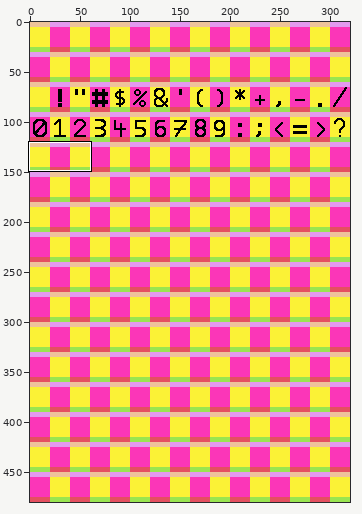
Two states of a pixel-art file, utils/font_maker/font.aseprite. The picture above shows the old version from afar; the outline marks the close-up.
Close-up. Earlier state:
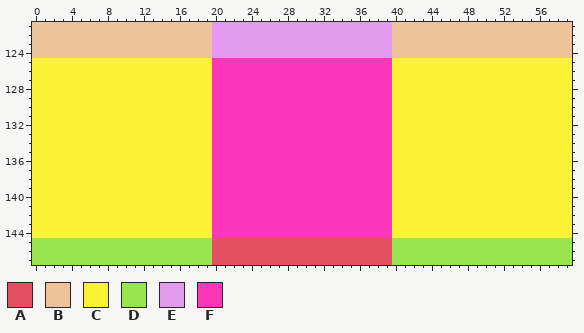
320x480 pixels, 1 frame. Shown: x 0..59, y 121..147.
Visible layers, top first: "Layer 2", "Layer 1".
Palette (. is transparent): A #e55060  B #eec39a  C #fbf236  D #99e550  E #e39aee  F #fb36b8
Pixels before, first column x 0:
121 BBBBBBBBBBBBBBBBBBBBEEEEEEEEEEEEEEEEEEEEBBBBBBBBBBBBBBBBBBBB
122 BBBBBBBBBBBBBBBBBBBBEEEEEEEEEEEEEEEEEEEEBBBBBBBBBBBBBBBBBBBB
123 BBBBBBBBBBBBBBBBBBBBEEEEEEEEEEEEEEEEEEEEBBBBBBBBBBBBBBBBBBBB
124 BBBBBBBBBBBBBBBBBBBBEEEEEEEEEEEEEEEEEEEEBBBBBBBBBBBBBBBBBBBB
125 CCCCCCCCCCCCCCCCCCCCFFFFFFFFFFFFFFFFFFFFCCCCCCCCCCCCCCCCCCCC
126 CCCCCCCCCCCCCCCCCCCCFFFFFFFFFFFFFFFFFFFFCCCCCCCCCCCCCCCCCCCC
127 CCCCCCCCCCCCCCCCCCCCFFFFFFFFFFFFFFFFFFFFCCCCCCCCCCCCCCCCCCCC
128 CCCCCCCCCCCCCCCCCCCCFFFFFFFFFFFFFFFFFFFFCCCCCCCCCCCCCCCCCCCC
129 CCCCCCCCCCCCCCCCCCCCFFFFFFFFFFFFFFFFFFFFCCCCCCCCCCCCCCCCCCCC
130 CCCCCCCCCCCCCCCCCCCCFFFFFFFFFFFFFFFFFFFFCCCCCCCCCCCCCCCCCCCC
131 CCCCCCCCCCCCCCCCCCCCFFFFFFFFFFFFFFFFFFFFCCCCCCCCCCCCCCCCCCCC
132 CCCCCCCCCCCCCCCCCCCCFFFFFFFFFFFFFFFFFFFFCCCCCCCCCCCCCCCCCCCC
133 CCCCCCCCCCCCCCCCCCCCFFFFFFFFFFFFFFFFFFFFCCCCCCCCCCCCCCCCCCCC
134 CCCCCCCCCCCCCCCCCCCCFFFFFFFFFFFFFFFFFFFFCCCCCCCCCCCCCCCCCCCC
135 CCCCCCCCCCCCCCCCCCCCFFFFFFFFFFFFFFFFFFFFCCCCCCCCCCCCCCCCCCCC
136 CCCCCCCCCCCCCCCCCCCCFFFFFFFFFFFFFFFFFFFFCCCCCCCCCCCCCCCCCCCC
137 CCCCCCCCCCCCCCCCCCCCFFFFFFFFFFFFFFFFFFFFCCCCCCCCCCCCCCCCCCCC
138 CCCCCCCCCCCCCCCCCCCCFFFFFFFFFFFFFFFFFFFFCCCCCCCCCCCCCCCCCCCC
139 CCCCCCCCCCCCCCCCCCCCFFFFFFFFFFFFFFFFFFFFCCCCCCCCCCCCCCCCCCCC
140 CCCCCCCCCCCCCCCCCCCCFFFFFFFFFFFFFFFFFFFFCCCCCCCCCCCCCCCCCCCC
141 CCCCCCCCCCCCCCCCCCCCFFFFFFFFFFFFFFFFFFFFCCCCCCCCCCCCCCCCCCCC
142 CCCCCCCCCCCCCCCCCCCCFFFFFFFFFFFFFFFFFFFFCCCCCCCCCCCCCCCCCCCC
143 CCCCCCCCCCCCCCCCCCCCFFFFFFFFFFFFFFFFFFFFCCCCCCCCCCCCCCCCCCCC
144 CCCCCCCCCCCCCCCCCCCCFFFFFFFFFFFFFFFFFFFFCCCCCCCCCCCCCCCCCCCC
145 DDDDDDDDDDDDDDDDDDDDAAAAAAAAAAAAAAAAAAAADDDDDDDDDDDDDDDDDDDD
146 DDDDDDDDDDDDDDDDDDDDAAAAAAAAAAAAAAAAAAAADDDDDDDDDDDDDDDDDDDD
147 DDDDDDDDDDDDDDDDDDDDAAAAAAAAAAAAAAAAAAAADDDDDDDDDDDDDDDDDDDD
After:
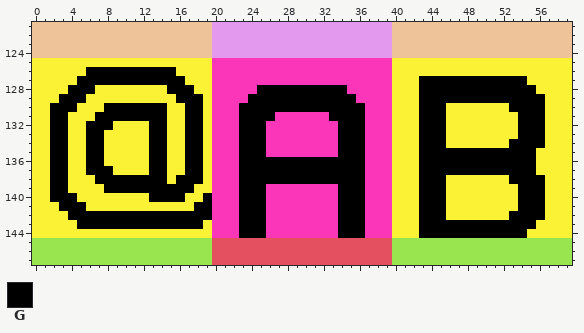
Colours new in this view: G #000000
The exact change:
Layer "Layer 2":
y 126: x 6..15 CCCCCCCCCC -> GGGGGGGGGG
y 127: x 5..16 CCCCCCCCCCCC -> GGGGGGGGGGGG; x 43..54 CCCCCCCCCCCC -> GGGGGGGGGGGG
y 128: x 4..6 CCC -> GGG; x 15..17 CCC -> GGG; x 25..34 FFFFFFFFFF -> GGGGGGGGGG; x 43..55 CCCCCCCCCCCCC -> GGGGGGGGGGGGG
y 129: x 3..5 CCC -> GGG; x 16..18 CCC -> GGG; x 24..35 FFFFFFFFFFFF -> GGGGGGGGGGGG; x 43..56 CCCCCCCCCCCCCC -> GGGGGGGGGGGGGG
y 130: x 2..4 CCC -> GGG; x 8..14 CCCCCCC -> GGGGGGG; x 17..18 CC -> GG; x 23..36 FFFFFFFFFFFFFF -> GGGGGGGGGGGGGG; x 43..45 CCC -> GGG; x 53..56 CCCC -> GGGG
y 131: x 2..3 CC -> GG; x 7..14 CCCCCCCC -> GGGGGGGG; x 17..18 CC -> GG; x 23..26 FFFF -> GGGG; x 33..36 FFFF -> GGGG; x 43..45 CCC -> GGG; x 54..56 CCC -> GGG
y 132: x 2..3 CC -> GG; x 6..8 CCC -> GGG; x 13..14 CC -> GG; x 17..18 CC -> GG; x 23..25 FFF -> GGG; x 34..36 FFF -> GGG; x 43..45 CCC -> GGG; x 54..56 CCC -> GGG
y 133: x 2..3 CC -> GG; x 6..7 CC -> GG; x 13..14 CC -> GG; x 17..18 CC -> GG; x 23..25 FFF -> GGG; x 34..36 FFF -> GGG; x 43..45 CCC -> GGG; x 54..56 CCC -> GGG
y 134: x 2..3 CC -> GG; x 6..7 CC -> GG; x 13..14 CC -> GG; x 17..18 CC -> GG; x 23..25 FFF -> GGG; x 34..36 FFF -> GGG; x 43..45 CCC -> GGG; x 53..56 CCCC -> GGGG
y 135: x 2..3 CC -> GG; x 6..7 CC -> GG; x 13..14 CC -> GG; x 17..18 CC -> GG; x 23..25 FFF -> GGG; x 34..36 FFF -> GGG; x 43..55 CCCCCCCCCCCCC -> GGGGGGGGGGGGG
y 136: x 2..3 CC -> GG; x 6..7 CC -> GG; x 13..14 CC -> GG; x 17..18 CC -> GG; x 23..36 FFFFFFFFFFFFFF -> GGGGGGGGGGGGGG; x 43..55 CCCCCCCCCCCCC -> GGGGGGGGGGGGG
y 137: x 2..3 CC -> GG; x 6..8 CCC -> GGG; x 13..14 CC -> GG; x 17..18 CC -> GG; x 23..36 FFFFFFFFFFFFFF -> GGGGGGGGGGGGGG; x 43..55 CCCCCCCCCCCCC -> GGGGGGGGGGGGG
y 138: x 2..3 CC -> GG; x 7..14 CCCCCCCC -> GGGGGGGG; x 16..18 CCC -> GGG; x 23..36 FFFFFFFFFFFFFF -> GGGGGGGGGGGGGG; x 43..45 CCC -> GGG; x 53..56 CCCC -> GGGG
y 139: x 2..3 CC -> GG; x 8..17 CCCCCCCCCC -> GGGGGGGGGG; x 23..25 FFF -> GGG; x 34..36 FFF -> GGG; x 43..45 CCC -> GGG; x 54..56 CCC -> GGG
y 140: x 2..4 CCC -> GGG; x 13..16 CCCC -> GGGG; x 19 C -> G; x 23..25 FFF -> GGG; x 34..36 FFF -> GGG; x 43..45 CCC -> GGG; x 54..56 CCC -> GGG
y 141: x 3..5 CCC -> GGG; x 18..19 CC -> GG; x 23..25 FFF -> GGG; x 34..36 FFF -> GGG; x 43..45 CCC -> GGG; x 54..56 CCC -> GGG
y 142: x 4..19 CCCCCCCCCCCCCCCC -> GGGGGGGGGGGGGGGG; x 23..25 FFF -> GGG; x 34..36 FFF -> GGG; x 43..45 CCC -> GGG; x 53..56 CCCC -> GGGG
y 143: x 5..18 CCCCCCCCCCCCCC -> GGGGGGGGGGGGGG; x 23..25 FFF -> GGG; x 34..36 FFF -> GGG; x 43..55 CCCCCCCCCCCCC -> GGGGGGGGGGGGG
y 144: x 23..25 FFF -> GGG; x 34..36 FFF -> GGG; x 43..54 CCCCCCCCCCCC -> GGGGGGGGGGGG
Pixel boxes of the changes (left, top, right, bottom) in both close-ups:
changed: (50, 67, 365, 238)
changed: (419, 76, 545, 238)
